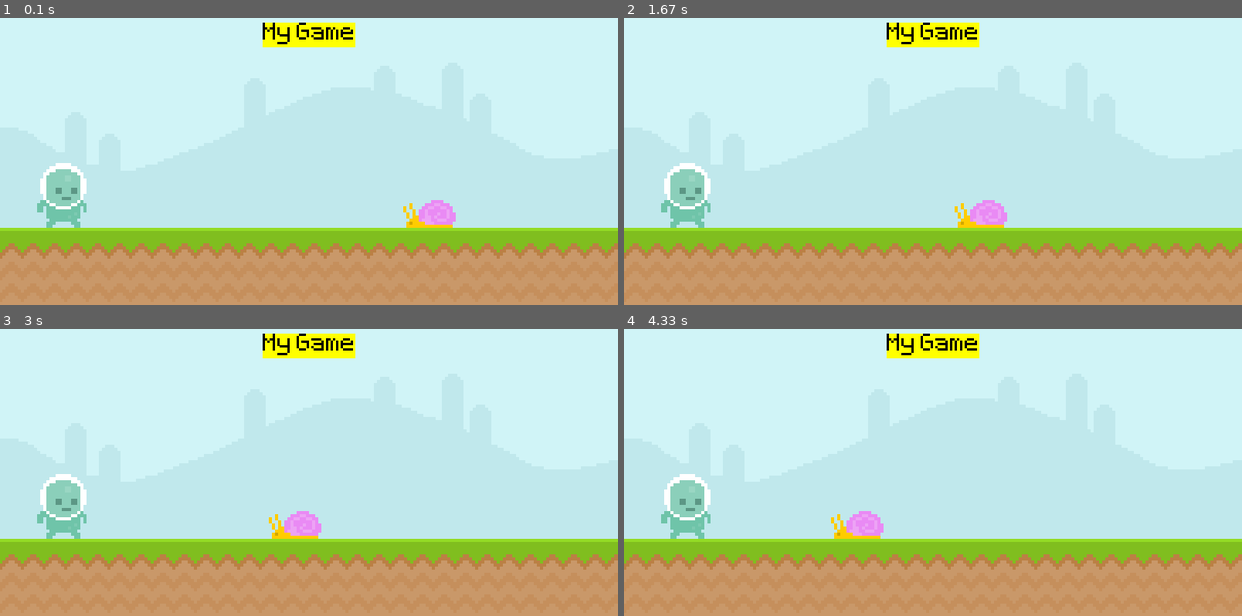
Above: before the commit, frames 1-4 (two rows, left to right).
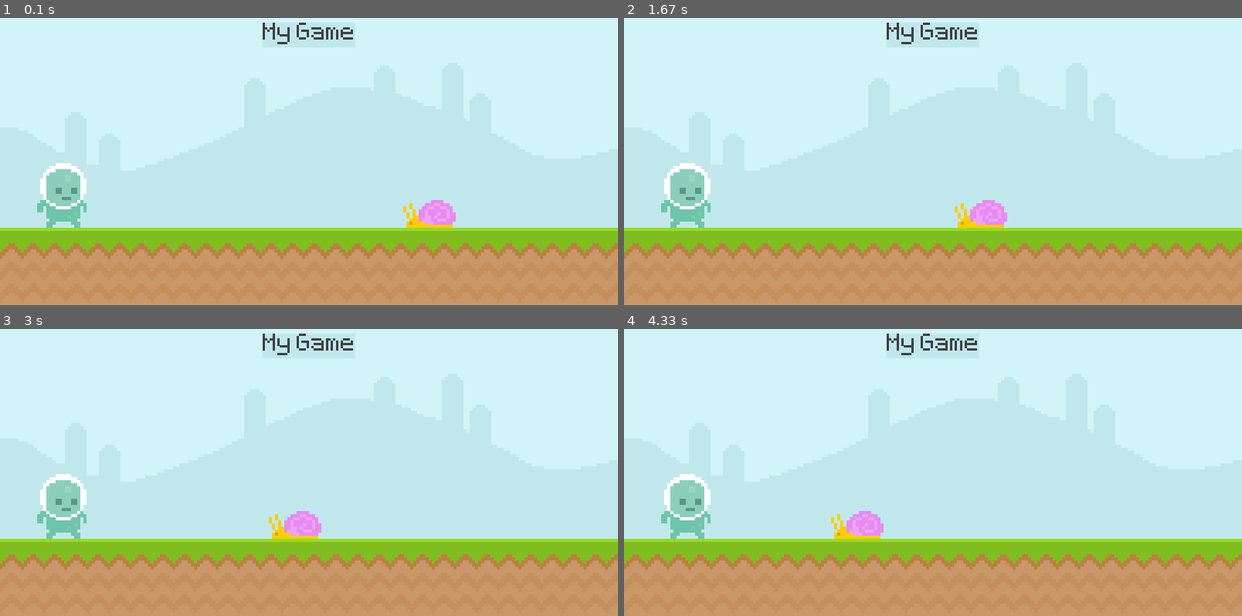
Above: after the commit, the same moments.

Repository: kalc1/Pygame-Test
Game: pygame game, started from Initial File.py
The game is run twice, just before and just after one commit, with the same random seed, the same clock (stepped at 60 frames per second) and the same inputs.
Inputs:
- Up to frame 1 (0.1 s): no input
- Up to frame 2 (1.67 s): no input
- Up to frame 3 (3 s): no input
- Up to frame 4 (4.33 s): no input

The runs differ from the first frame. In frame 1, 1.3% of the frame differs, in the area x 42-58%, y 1-11%; in frame 2, 1.3%; in frame 3, 1.3%; in frame 4, 1.3%.

Commit message:
use RGB and Hexadecimals to change colors used in program

Diff:
--- a/Initial File.py
+++ b/Initial File.py
@@ -11,7 +11,7 @@
 sky_surface = pygame.image.load('C:/Users\kalco\Coding Projects\Python\Pygame-Test\graphics\Sky.png').convert()
 ground_surface = pygame.image.load('C:/Users\kalco\Coding Projects\Python\Pygame-Test\graphics\ground.png').convert()
 
-score_surface = test_font.render('My Game', False, 'Black') # (text, Anti-Aliasing, color)
+score_surface = test_font.render('My Game', False, (64, 64, 64)) # (text, Anti-Aliasing, color)
 score_rect = score_surface.get_rect(center = (400, 50))
 
 snail_surface = pygame.image.load('C:/Users\kalco\Coding Projects\Python\Pygame-Test\graphics\snail\snail1.png').convert_alpha()
@@ -34,8 +34,8 @@
 
     screen.blit(sky_surface, (0,0))
     screen.blit(ground_surface, (0,300))
-    pygame.draw.rect(screen, 'Yellow', score_rect)
-    pygame.draw.rect(screen, 'Yellow', score_rect, 20)
+    pygame.draw.rect(screen, '#c0e8ec', score_rect)
+    pygame.draw.rect(screen, '#c0e8ec', score_rect, 20)
     screen.blit(score_surface, score_rect)
 
     snail_rect.x -= 1
